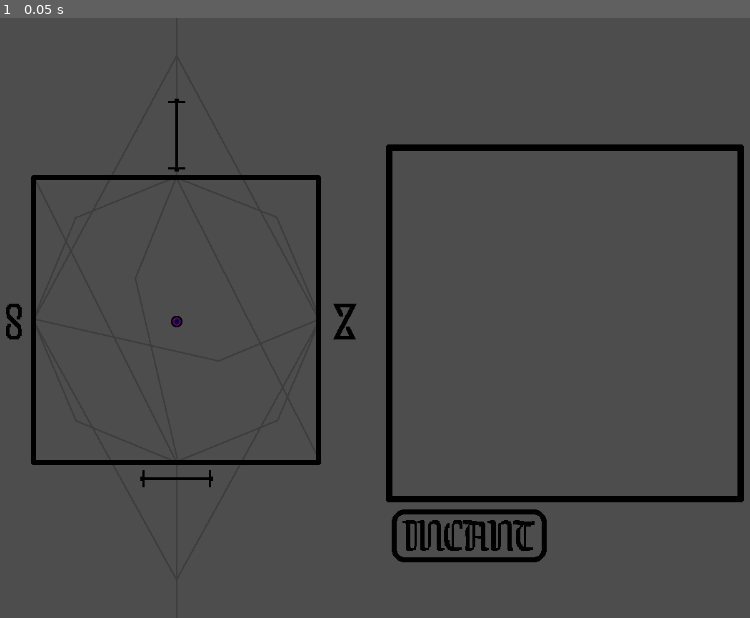
Above: before the commit, frame 1.
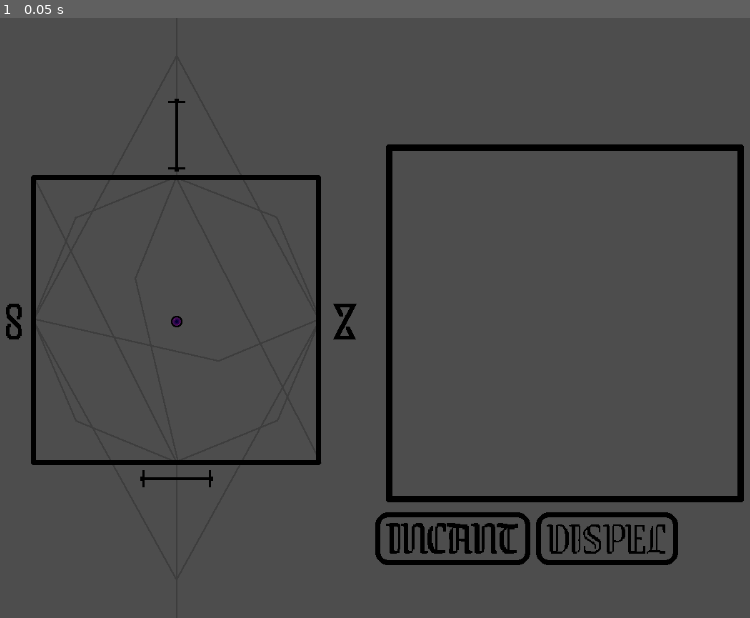
Above: after the commit, the same moment.

Repository: lohchness/Cursebreaker
Game: Godot game, scene res://scenes/level.tscn
Same seed, same stepped clock (60 frames per second), same inputs: the game is played once before the commit and once after it. This scene is started directly instead of the project's main scene.
Inputs:
- Up to frame 1 (0.05 s): no input

The runs differ from the first frame. In frame 1, 1.8% of the frame differs, in the area x 50-91%, y 81-92%.

Commit message:
add dispel to level

Diff:
--- a/scenes/level.tscn
+++ b/scenes/level.tscn
@@ -1,9 +1,10 @@
-[gd_scene load_steps=5 format=3 uid="uid://w015m2tf04rx"]
+[gd_scene load_steps=6 format=3 uid="uid://w015m2tf04rx"]
 
 [ext_resource type="PackedScene" uid="uid://3ghhb13p6d2l" path="res://scenes/whiteboard.tscn" id="1_u52ul"]
 [ext_resource type="Script" uid="uid://c4yqadc08pa2x" path="res://scripts/level.gd" id="1_w8frs"]
 [ext_resource type="PackedScene" uid="uid://kxxki4i1p8uv" path="res://scenes/map.tscn" id="2_vonw3"]
 [ext_resource type="PackedScene" uid="uid://b5wo0gy13avw5" path="res://scenes/incant_button.tscn" id="4_mx8sn"]
+[ext_resource type="PackedScene" uid="uid://bn10yt3y0tjpx" path="res://scenes/dispel_button.tscn" id="5_ppgk2"]
 
 [node name="Level" type="Node2D"]
 script = ExtResource("1_w8frs")
@@ -13,10 +14,17 @@
 [node name="Map" parent="." instance=ExtResource("2_vonw3")]
 
 [node name="IncantButton" parent="." instance=ExtResource("4_mx8sn")]
-offset_left = 582.0
-offset_top = 688.0
-offset_right = 810.0
-offset_bottom = 762.0
+offset_left = 559.0
+offset_top = 692.0
+offset_right = 776.0
+offset_bottom = 766.0
+
+[node name="dispel_button" parent="." instance=ExtResource("5_ppgk2")]
+offset_left = 784.0
+offset_top = 692.0
+offset_right = 983.0
+offset_bottom = 766.0
 
 [connection signal="submit_drawn_stroke" from="Whiteboard" to="." method="_on_whiteboard_submit_drawn_stroke"]
 [connection signal="pressed" from="IncantButton" to="." method="_on_incant_button_pressed"]
+[connection signal="pressed" from="dispel_button" to="." method="_on_dispel_button_pressed"]
--- a/scripts/level.gd
+++ b/scripts/level.gd
@@ -48,3 +48,6 @@
 
 func _on_incant_button_pressed() -> void:
 	whiteboard.incant()
+
+func _on_dispel_button_pressed() -> void:
+	whiteboard.dispel()
--- a/scripts/pen.gd
+++ b/scripts/pen.gd
@@ -76,11 +76,7 @@
 
 func _input(event: InputEvent) -> void:
 	if event.is_action_pressed("dispel"):
-		# Free strokes in drawn_strokes and empty array
-		for i in range(len(drawn_strokes)):
-			drawn_strokes[i].queue_free()
-		drawn_strokes = []
-		queue_redraw()
+		dispel()
 
 	if event.is_action_pressed("incant"):
 		incant()
@@ -210,3 +206,10 @@
 
 		drawn_strokes = []
 		queue_redraw()
+
+func dispel():
+# Free strokes in drawn_strokes and empty array
+	for i in range(len(drawn_strokes)):
+		drawn_strokes[i].queue_free()
+	drawn_strokes = []
+	queue_redraw()
